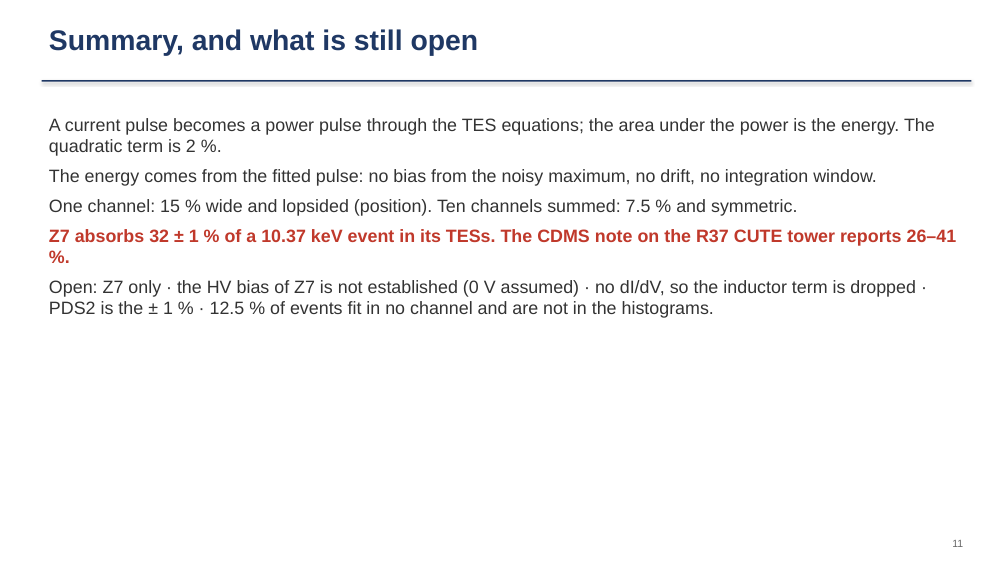
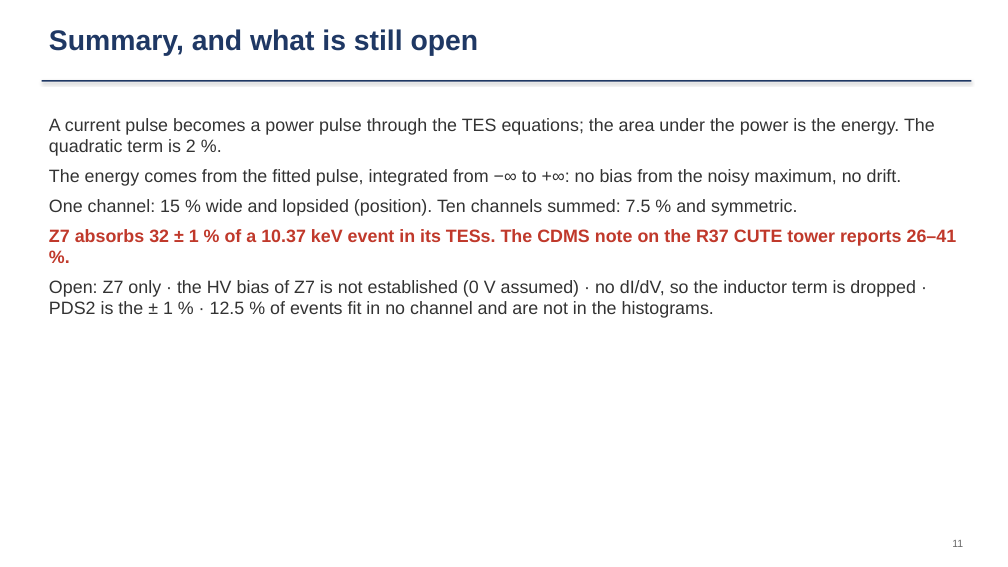
Before and after one commit to ZhihengLi0/urop, a slide deck: slide 11 of snolab/collection_efficiency/presentation/SNOLAB_R4_collection_efficiency_20260910.pptx. Drawn at 1008x567 pixels with LibreOffice and Linux fonts; fonts in the diff are those of the drawing. Boxes give left, top, right and bottom in pixels: in the first picture for what was removed or moved away, otherwise in the second. Text is boxed around its words. In the diff, an @@ line names an element or a change of style, - is before the commit and + after.

```diff
--- a/snolab/collection_efficiency/presentation/SNOLAB_R4_collection_efficiency_20260910.pptx
+++ b/snolab/collection_efficiency/presentation/SNOLAB_R4_collection_efficiency_20260910.pptx
@@ text at [49, 169, 902, 186]: text changed @@
-The energy comes from the fitted pulse: no bias from the noisy maximum, no drift, no integration window.
+The energy comes from the fitted pulse, integrated from −∞ to +∞: no bias from the noisy maximum, no drift.
```
Also in this commit, not shown: 1 other slide changed, 10 other files.
